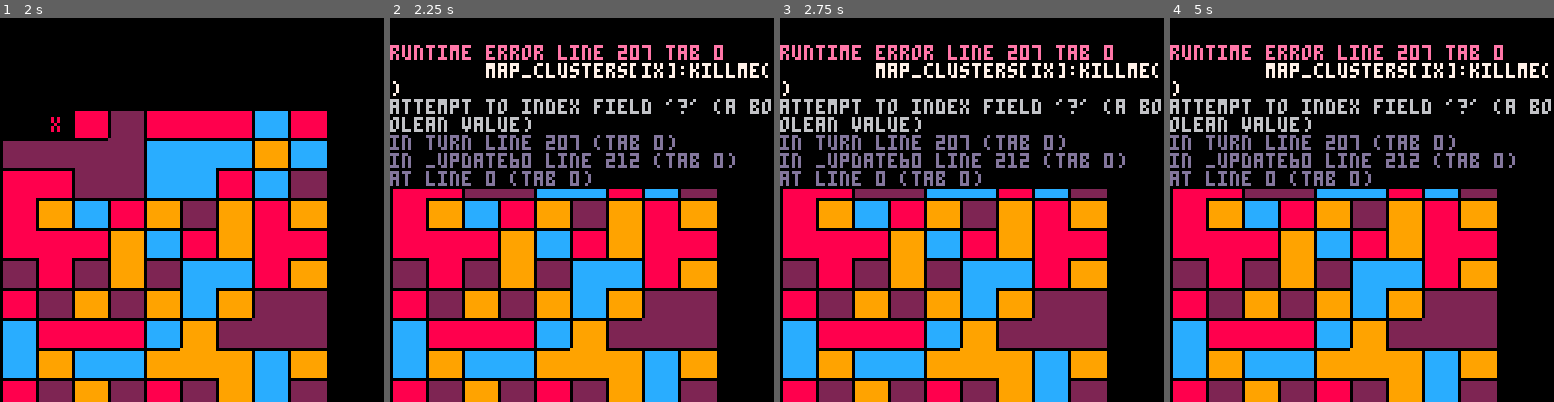
Above: before the commit, frames 1-4 (left to right).
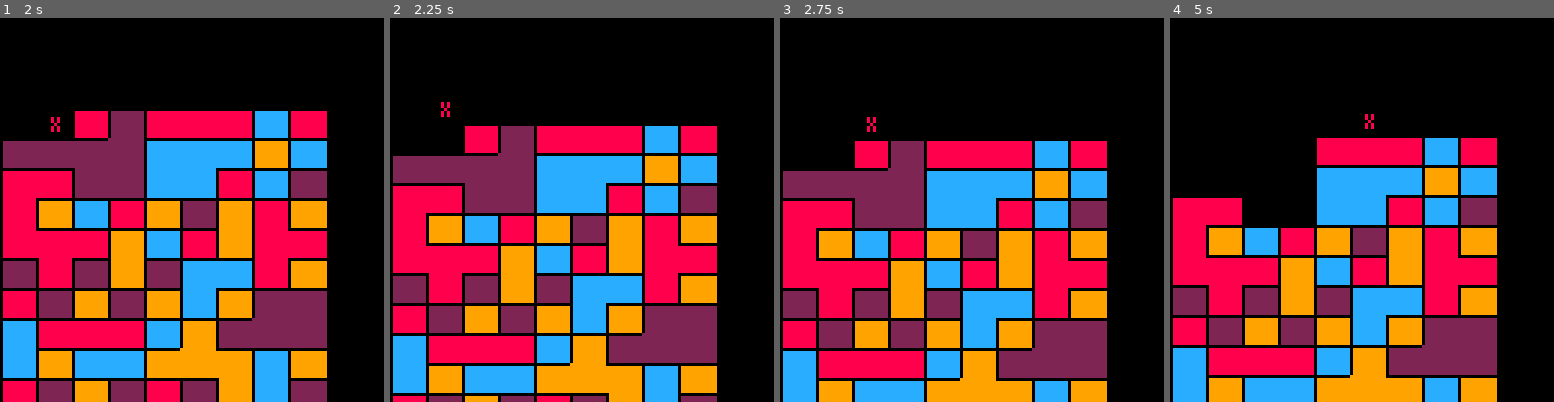
Above: after the commit, the same moments.

Repository: paloblanco/digger
Game: PICO-8 cartridge dig22.p8
Same seed, same stepped clock (60 frames per second), same inputs: the game is played once before the commit and once after it.
Inputs:
- Up to frame 1 (2 s): tap X (X key) at 0.33, 1.07, 1.85 s; tap O (Z key) at 0.7, 1.7 s; hold Right from 1.6 s (still down)
- Up to frame 2 (2.25 s): release Right at 2.1 s; tap O (Z key) at 2.1 s; hold Up from 2.15 s (still down)
- Up to frame 3 (2.75 s): release Up at 2.42 s; hold Right from 2.47 s (still down); tap O (Z key) at 2.5 s
- Up to frame 4 (5 s): tap O (Z key) every 0.4 s from 2.9 to 4.9 s; tap X (X key) at 2.97, 4.08 s; release Right at 3.03 s; hold Left 3.08-3.58 s; hold Down 3.63-3.97 s; hold Right 4.02-4.68 s; hold Up from 4.73 s (still down)

Frame 1 is identical in both runs. In frame 2, 37% of the frame differs, in the area x 0-100%, y 7-99%; in frame 3, 47%; in frame 4, 47%, in the area x 0-100%, y 7-100%.
Error before the commit: runtime error line 207 tab 0; map_clusters[ix]:killme(); attempt to index field '?' (a boolean value)

Commit message:
looped supports removed

Diff:
--- a/main.lua
+++ b/main.lua
@@ -50,19 +50,22 @@
     self.aboveme = {}
     self.belowme = {}
     self.stable = true
+    self.calling = false -- true if currently checking stability
+    self.dependent = false
     self.timer = 2
 end
 
 function cluster:check_stable()
+    --self.calling = true -- this only gets called once a cluster
+    if (not self.stable) return
     if #self.belowme < 1 then
         self.stable = false
-        for b in all(self.aboveme) do
-            b:check_stable()
-        end
     else
         local stable = false
         for each in all(self.belowme) do
-            if (each.stable) stable=true
+            if (each.stable) then
+                stable=true
+            end
         end
         if not stable then
             self.stable = false
@@ -118,6 +121,14 @@
     end
 end
 
+function cluster:remove_loop_supports()
+    for c in all(self.belowme) do
+        if #c.belowme == 1 and contains(c.belowme,self) then
+            del(self.belowme,c)
+        end
+    end
+end
+
 function cluster:killme()
     for ix in all(self.blocks) do
         xx,yy = blockcoord(ix)
@@ -126,6 +137,7 @@
     end
     for b in all(self.aboveme) do
         del(b.belowme,self)
+        del(b.aboveme,self) -- ugly fix for infinite loop
         b:check_stable()
     end
     for b in all(self.belowme) do
@@ -149,6 +161,9 @@
 function link_clusters()
     for _,c in pairs(map_clusters) do
         c:check_supports()
+    end
+    for _,c in pairs(map_clusters) do
+        c:remove_loop_supports()
     end
 end
 
@@ -204,7 +219,10 @@
     if (btnp(3)) target.y += 1
     if (btnp(4)) then
         local ix = blockid(target.x,target.y)
-        map_clusters[ix]:killme()
+        if (map_clusters[ix]) map_clusters[ix]:killme()
+    end
+    for c in all(list_clusters) do
+        c.calling = false
     end
 end
 
